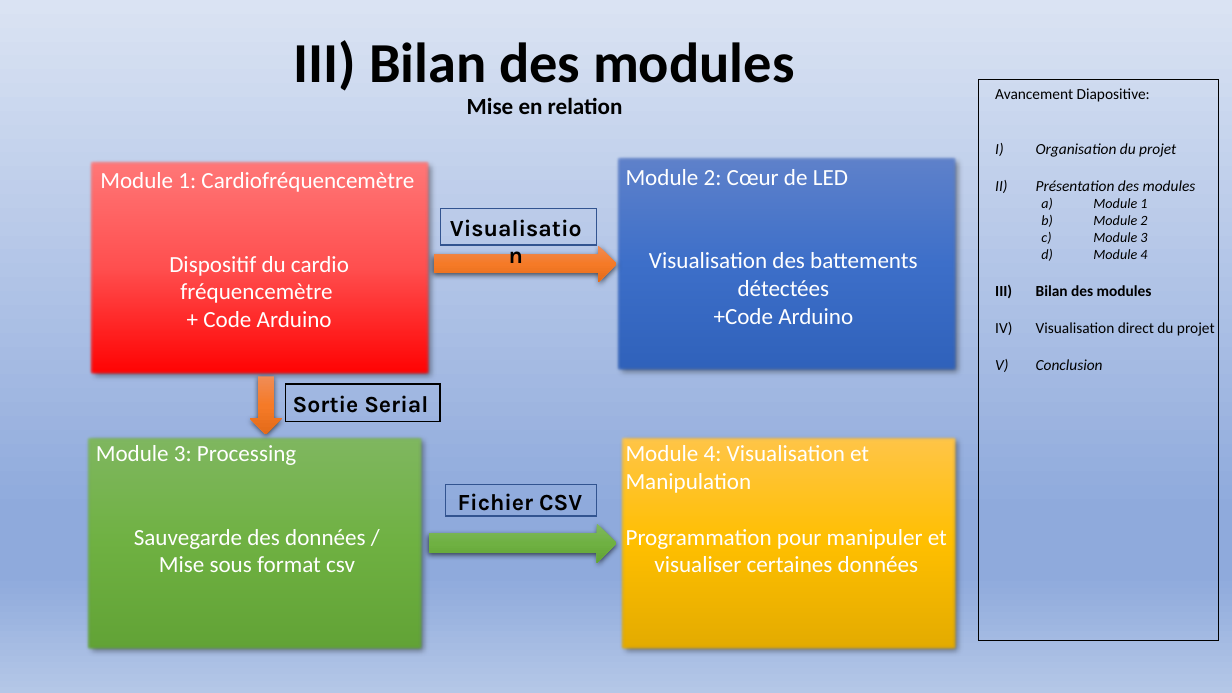
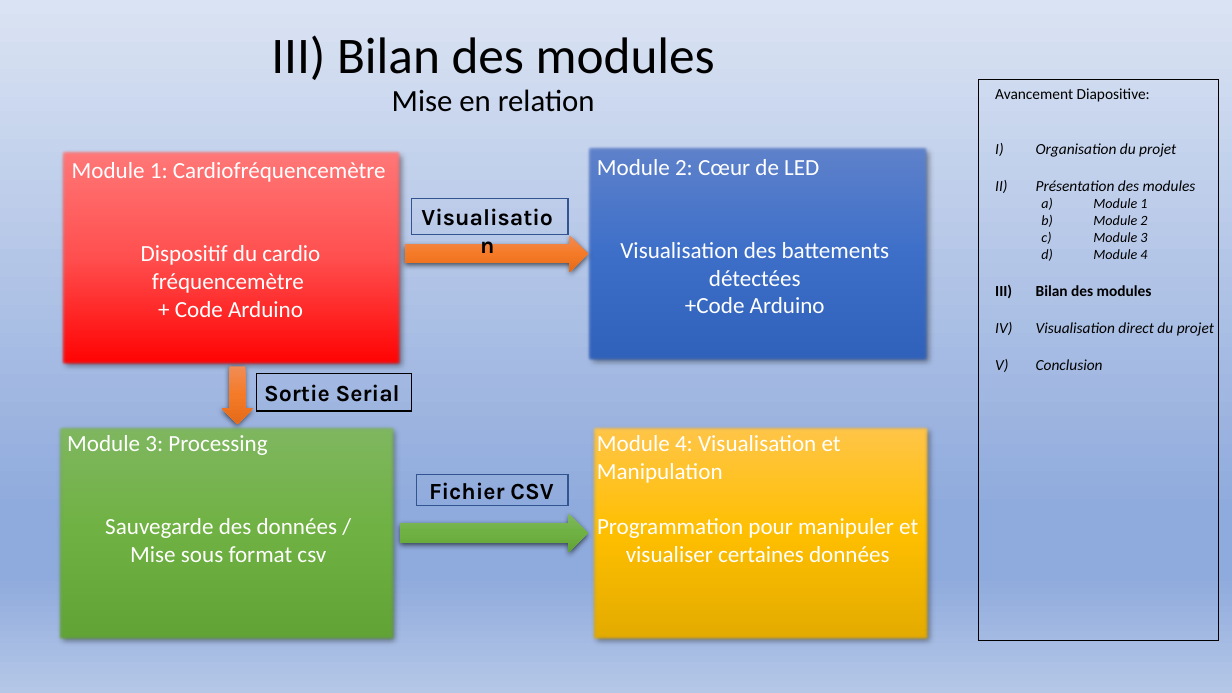
Before and after one commit to Exia-Jellyfish/UE-1-Projet-Grp7, a slide deck: slide 9 of PROJET 1 UE 1 diapositive.pptx. Drawn at 1232x693 pixels with LibreOffice and Linux fonts; fonts in the diff are those of the drawing. Boxes give left, top, right and bottom in pixels: in the first picture for what was removed or moved away, otherwise in the second. Text is boxed around its words. In the diff, an @@ line names an element or a change of style, - is before the commit and + after.

```diff
--- a/PROJET 1 UE 1 diapositive.pptx
+++ b/PROJET 1 UE 1 diapositive.pptx
@@ text at (x1=271, y1=35, x2=715, y2=112): text changed; size 44 to 40 pt; bold off @@
-III) Bilan des modules
-Mise en relation
+III) Bilan des modules
+Mise en relation
@@ text "Avancement Diapositive:" at (x1=995, y1=88, x2=1196, y2=259): italic on in "Visualisation direct du projet" @@
@@ 7 texts, 7 rectangles, 2 right arrows, 1 down arrow moved together from (x1=85, y1=155, x2=959, y2=653) to (x1=56, y1=145, x2=931, y2=642) @@
```
Also in this commit, not shown: 9 other slides changed.
